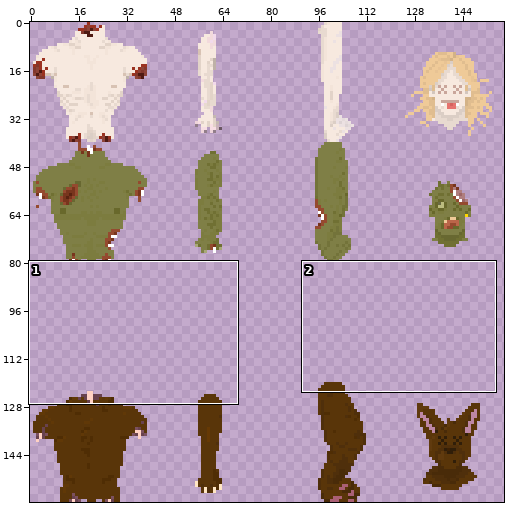
Sprite sheet, stored at Rescources/Textures/Spritesheet_corps_20250115231844.png. The first picture is a wide view before the edit; the outline marks the close-up.
Close-up. As it was:
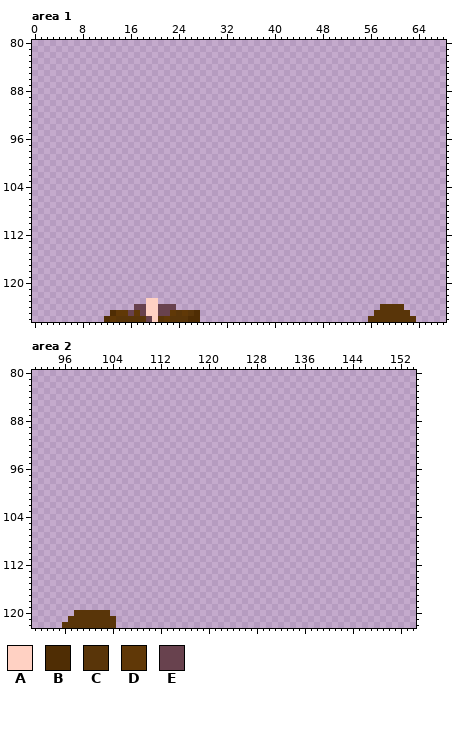
The file is 160x160 pixels. Pixels under 10% opacity are left out. Colours within 5 levels of each other are drawn and written as one. Shown: area 1: x 0..68, y 80..126; area 2: x 91..154, y 80..122. The wide view leaves out empty margins.
Palette (. is transparent): A #ffd1c3  B #4f2d04  C #593509  D #603807  E #68424e
Pixels before, area 1 (only the part around the change), first column x 0:
 84 .....................................................................
 85 .....................................................................
 86 .....................................................................
 87 .....................................................................
 88 .....................................................................
 89 .....................................................................
 90 .....................................................................
 91 .....................................................................
 92 .....................................................................
 93 .....................................................................
 94 .....................................................................
 95 .....................................................................
 96 .....................................................................
 97 .....................................................................
 98 .....................................................................
 99 .....................................................................
100 .....................................................................
101 .....................................................................
102 .....................................................................
103 .....................................................................
104 .....................................................................
105 .....................................................................
106 .....................................................................
107 .....................................................................
108 .....................................................................
109 .....................................................................
110 .....................................................................
111 .....................................................................
112 .....................................................................
113 .....................................................................
114 .....................................................................
115 .....................................................................
116 .....................................................................
117 .....................................................................
118 .....................................................................
119 .....................................................................
120 .....................................................................
121 .....................................................................
122 .....................................................................
123 ...................AA................................................
124 .................EEAAEEE..................................CCCC.......
125 .............BDDEDEAAEEDCDCB.............................CCCCCC......
126 ............BDCCCCCEACDCCCBB............................CCCCCCCC.....
Pixels before, area 2 (only the part around the change), first column x 92:
 80 ............................................................
 81 ............................................................
 82 ............................................................
 83 ............................................................
 84 ............................................................
 85 ............................................................
 86 ............................................................
 87 ............................................................
 88 ............................................................
 89 ............................................................
 90 ............................................................
 91 ............................................................
 92 ............................................................
 93 ............................................................
 94 ............................................................
 95 ............................................................
 96 ............................................................
 97 ............................................................
 98 ............................................................
 99 ............................................................
100 ............................................................
101 ............................................................
102 ............................................................
103 ............................................................
104 ............................................................
105 ............................................................
106 ............................................................
107 ............................................................
108 ............................................................
109 ............................................................
110 ............................................................
111 ............................................................
112 ............................................................
113 ............................................................
114 ............................................................
115 ............................................................
116 ............................................................
117 ............................................................
118 ............................................................
119 ............................................................
After the commit:
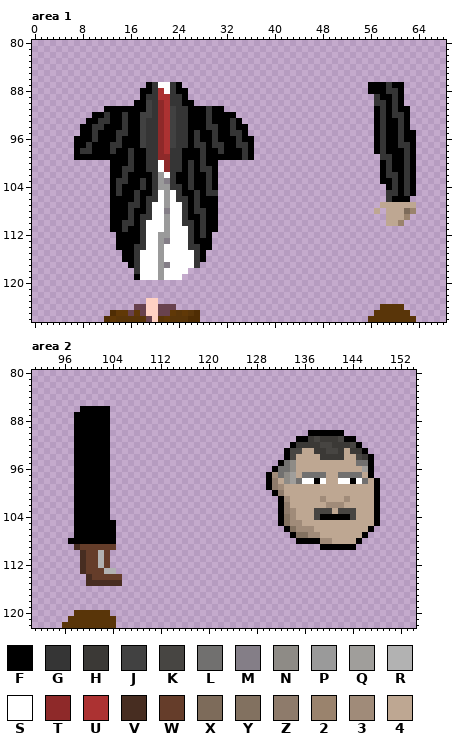
Colours new in this view: F #000000  G #353535  H #3b3936  J #414141  K #474542  L #71706f  M #847e87  N #8e8b86  P #9a9a9a  Q #a09e9b  R #b2b2b2  S #ffffff  T #8e2929  U #ac3232  V #472d21  W #653d2a  X #7d6b5a  Y #827160  Z #8e7b6b  2 #9a836d  3 #a08b79  4 #bea792
Edits made:
Changed rows in their new state; - is an unchanged pixel.
Area 1:
first column x 7:
 87 ------------FGSSGF-------------------------------FFFGFF--
 88 -----------FFGUSGFF------------------------------FFFGGF--
 89 -----------FGGUUGGF-------------------------------GFFGF--
 90 ----------FFJGTUGGFF------------------------------GGFGF--
 91 -----FFFFFFFJGTUJGGFFFGFF-------------------------FGFGFF-
 92 ---FFGFFGFFJJGTUJGGFFFGFFFF-----------------------FGFGGF-
 93 --FFGGFFGFFJGGTUJGGFFFGFFFGF----------------------FGFFGF-
 94 -FFGGFFFGFFJGGTUJGGFFFGGFFGFF---------------------FGFFGF-
 95 -FFGFFFGGFFJGGTUJGGFGFFGFFGGF---------------------FGFFGFF
 96 FFFGFFFGFFFJGGTUJGGFGFFGFFFGFF--------------------FGFFGFF
 97 FFGFFFGGFFFJGGTUJGGFGGFGGFFGGF--------------------FGFFGGF
 98 FGGFFFGFFGFFGGTUGGFFFGFFGFFFGF--------------------FGFFFGF
 99 FFFFFFFFFGFFGGTTGGFFFGFFFFFFGF---------------------GGFFGF
100 ------FFFGFFGGSTGGFGFGFF---------------------------FGFFGF
101 ------FFGGFFGGSTGGFGFGGF---------------------------FGFFGF
102 ------FFGFFFFGPSGFFGFFGF---------------------------FGGFGF
103 ------FGGFFGFGPMGFFGFFGF---------------------------FFGFGF
104 ------FGFFFGFGPPGGFGFFGF----------------------------FGFGF
105 ------FGFFGFFGSPSGFFGFGG----------------------------GGFGF
106 ------FFFFGFGGSPSGGFGFFF----------------------------GFFF-
107 ------FFFGGFGSSPSSGFGFFF---------------------------444444
108 ------FFFGFFGSSMSSGFGGFF--------------------------4-444X2
109 ------FFFGFGGSSPSSGFFGFF----------------------------4442-
110 ------FFGGFGSSSPSSGGFGFF----------------------------442--
111 ------FFGFFGSSSPSSSGFGFF---------------------------------
112 -------FFFFGSSPPSSSGFGF----------------------------------
113 -------FFFFGSSPMSSSGFFF----------------------------------
114 -------FFFGGSSPSSSSGGFF----------------------------------
115 --------FFGSSSPSSSSSGF-----------------------------------
116 --------FFGSSSPSSSSSGF-----------------------------------
117 ---------FGSSSPMSSSSG------------------------------------
118 ----------GSSSPSSSS--------------------------------------
119 ----------FSSSPSSS---------------------------------------
Area 2:
first column x 97:
 86 --FFFFF---------------------------------------------
 87 -FFFFFF---------------------------------------------
 88 -FFFFFF---------------------------------------------
 89 -FFFFFF---------------------------------------------
 90 -FFFFFF---------------------------------FFFFFF------
 91 -FFFFFF-------------------------------FFHKHHHKFF----
 92 -FFFFFF------------------------------FHHHHKKHHHKF---
 93 -FFFFFF-----------------------------FKK44HHKKH4HHF--
 94 -FFFFFF-----------------------------FK4444HHHH44KHF-
 95 -FFFFFF----------------------------FLN4444444444LLF-
 96 -FFFFFF---------------------------FLLN44444444444QF-
 97 -FFFFFF--------------------------F3LNQ4LLLL44LLLL4F-
 98 -FFFFFF--------------------------FZ4NQLSSFS44SSFSL4F
 99 -FFFFFF--------------------------FZ3444444444444444F
100 -FFFFFF---------------------------FZ444444444444444F
101 -FFFFFF----------------------------F344444344434444F
102 -FFFFFF----------------------------FZ44444433344444F
103 -FFFFFF----------------------------FZ3444KKK4KKK444F
104 -FFFFFF----------------------------FY3444KFFFFFK444F
105 -FFFFFFF---------------------------FY33444444444444F
106 -FFFFFFF----------------------------FY333444444444F-
107 -FFFFFFF-----------------------------FYY334444444F--
108 FFFFFFFF------------------------------FFFF334444F---
109 -VWWWWWW----------------------------------FFFFFF----
110 --VWWRW---------------------------------------------
111 --VWWRW---------------------------------------------
112 --VWWRW---------------------------------------------
113 --VWWWRR--------------------------------------------
114 ---VWWWWW-------------------------------------------
115 ---VVVVVV-------------------------------------------
